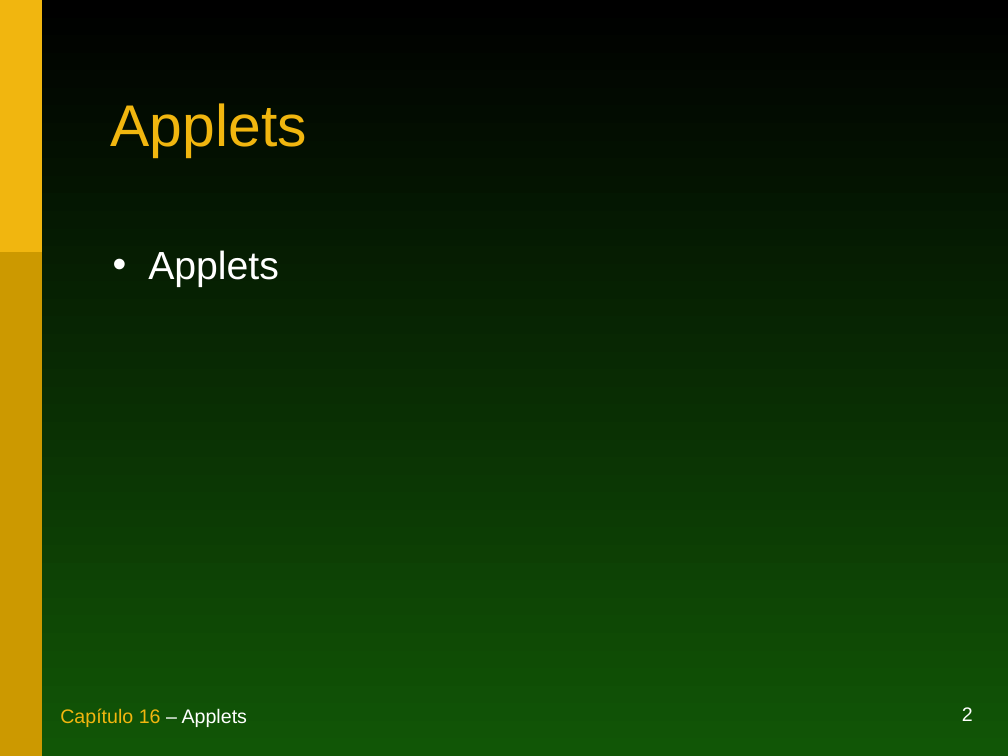
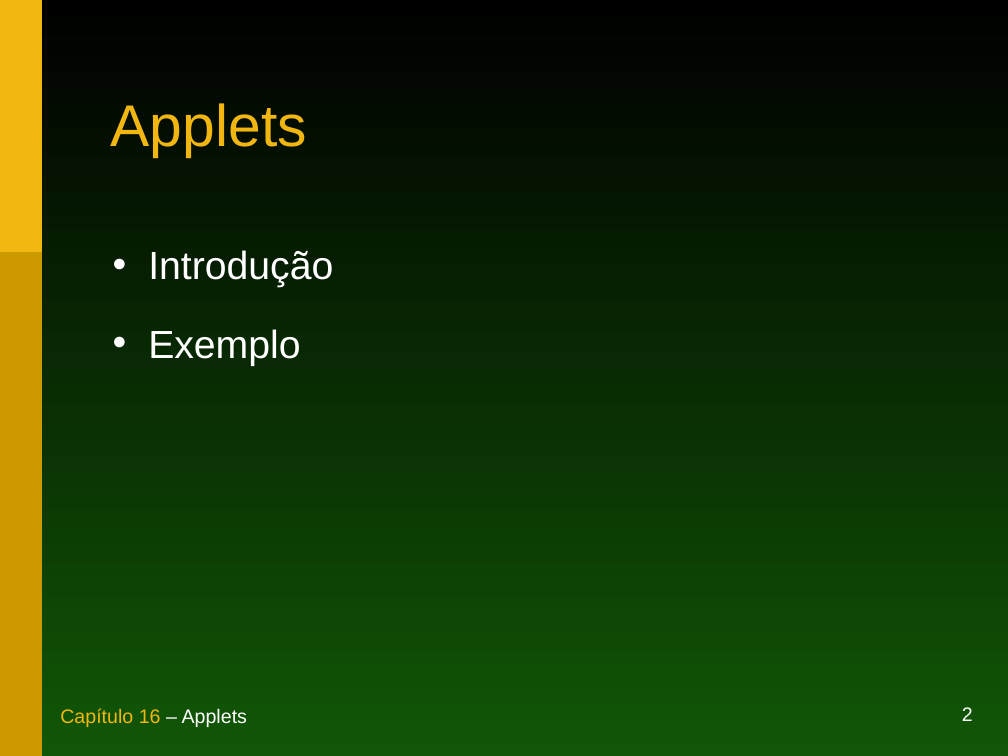
Before and after one commit to duchesqui/slzvieira-training, a slide deck: slide 2 of trunk/1-Java-Programmer-Modulo-I/17.Capitulo16.ppt. Drawn at 1008x756 pixels with LibreOffice and Linux fonts; fonts in the diff are those of the drawing. Boxes give left, top, right and bottom in pixels: in the first picture for what was removed or moved away, otherwise in the second. Text is boxed around its words. In the diff, an @@ line names an element or a change of style, - is before the commit and + after.

```diff
--- a/trunk/1-Java-Programmer-Modulo-I/17.Capitulo16.ppt
+++ b/trunk/1-Java-Programmer-Modulo-I/17.Capitulo16.ppt
@@ text at (x1=148, y1=250, x2=333, y2=366): text changed @@
-• Applets
+• Introdução
+• Exemplo
```
Also in this commit, not shown: 36 other files.
